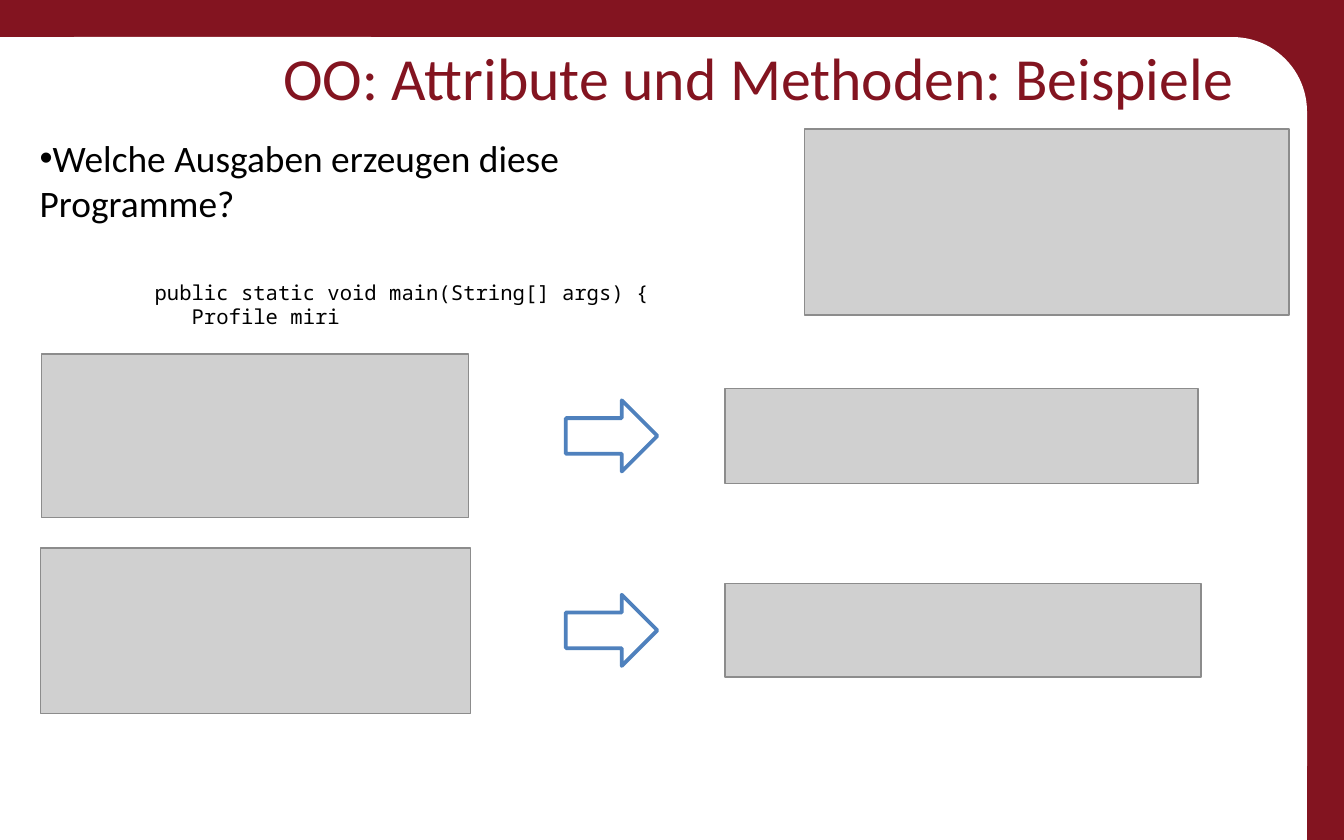
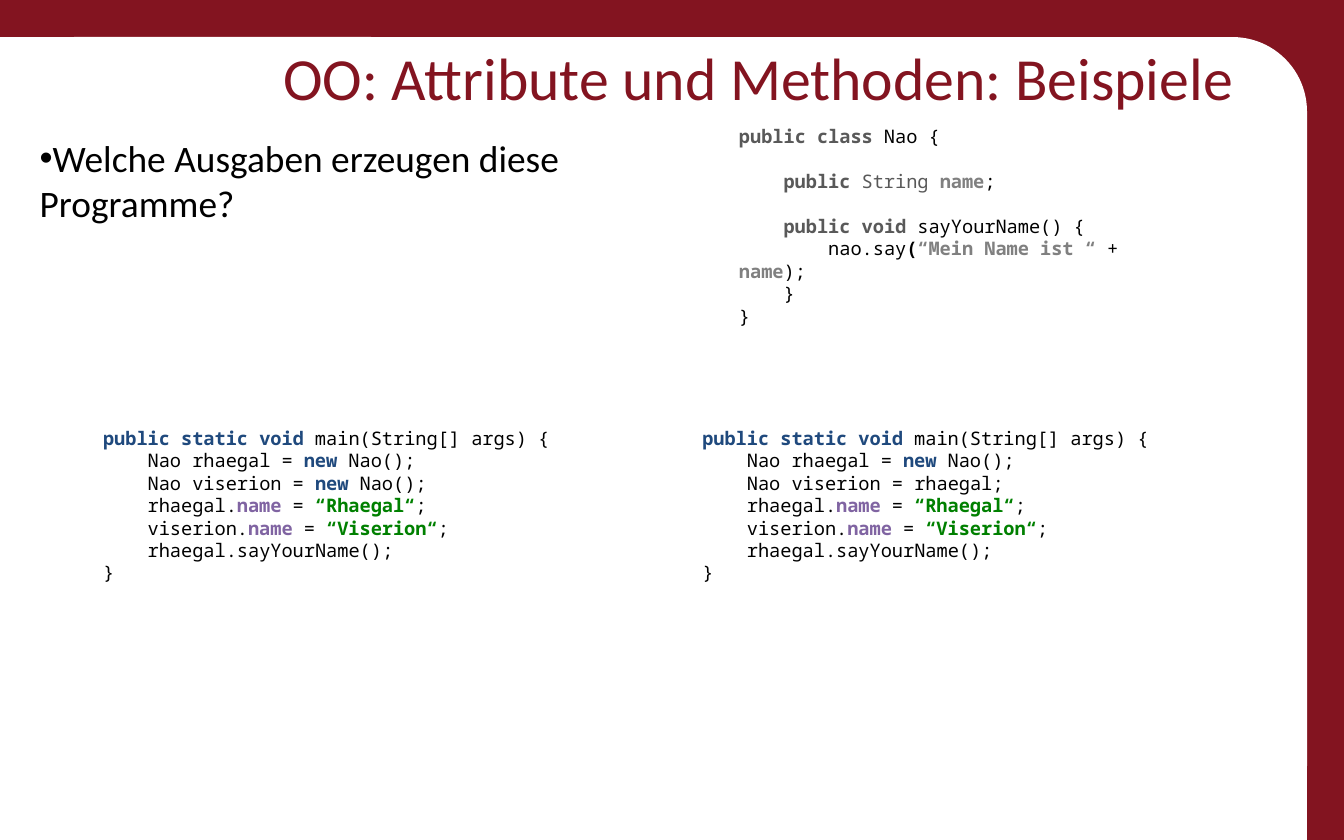
Before and after one commit to Roboscope/java-with-nao, a slide deck: slide 39 of Präsentationen/Anfänger - Java mit NAO.pptx. Drawn at 1344x840 pixels with LibreOffice and Linux fonts; fonts in the diff are those of the drawing; grey boxes stand for pictures; background and template pictures are left out. Boxes give left, top, right and bottom in pixels: in the first picture for what was removed or moved away, otherwise in the second. Text is boxed around its words. In the diff, an @@ line names an element or a change of style, - is before the commit and + after.

Commit message:
Presentation Pictures made to Text

```diff
--- a/Präsentationen/Anfänger - Java mit NAO.pptx
+++ b/Präsentationen/Anfänger - Java mit NAO.pptx
@@ text added at <box>739,128,1073,281</box>, 10 pt, text #595959, bold @@
+public class Nao {
+public String name;
+public void sayYourName() {
+nao.say(“Mein Name ist “ + name);
+}
+}
@@ picture removed at <box>805,129,1289,316</box> @@
@@ text removed at <box>155,284,624,325</box> @@
-public static void main(String[] args) {
-Profile miri
@@ picture removed at <box>42,353,469,517</box> @@
@@ picture removed at <box>724,388,1198,484</box> @@
@@ down arrow removed at <box>566,400,658,471</box> @@
@@ text added at <box>103,430,527,562</box>, 10 pt, text #000000 @@
+public static void main(String[] args) {
+Nao rhaegal = new Nao();
+Nao viserion = new Nao();
+rhaegal.name = “Rhaegal“;
+viserion.name = “Viserion“;
+rhaegal.sayYourName();
+}
@@ text added at <box>702,430,1126,562</box>, 10 pt, text #000000 @@
+public static void main(String[] args) {
+Nao rhaegal = new Nao();
+Nao viserion = rhaegal;
+rhaegal.name = “Rhaegal“;
+viserion.name = “Viserion“;
+rhaegal.sayYourName();
+}
@@ picture removed at <box>40,548,470,714</box> @@
@@ down arrow removed at <box>566,595,658,666</box> @@
@@ picture removed at <box>724,583,1200,677</box> @@
```
Also in this commit, not shown: 15 other slides changed, 1 slide removed.
